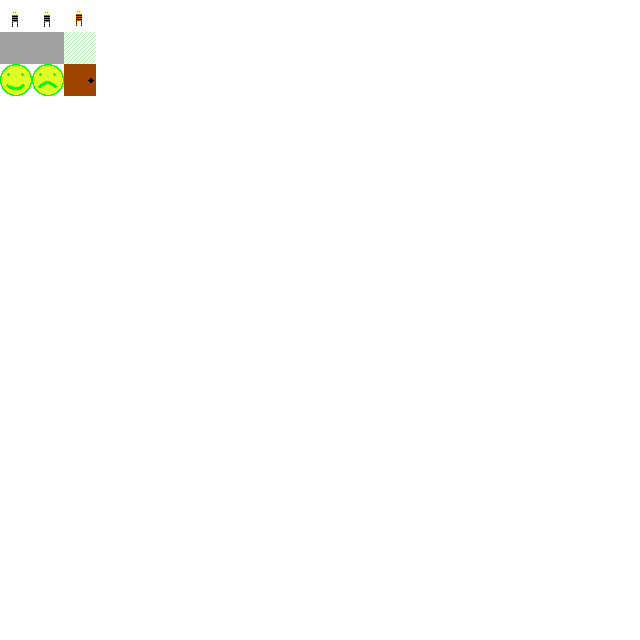
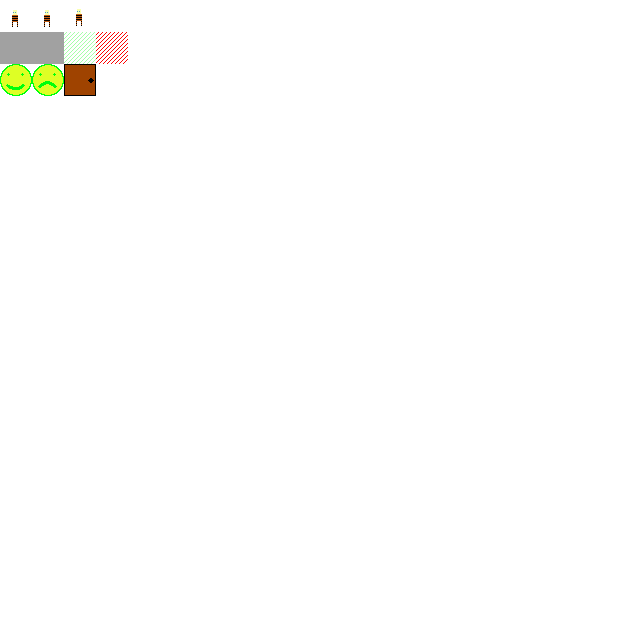
Layer changes from the first 640x640 image to the second:
added layer "death_portal.xcf - Background copy#1" above "door.xcf - Background copy#2" over [96,32,128,64]
renamed "door.xcf - Background copy#1" to "door.xcf - Background copy#2", painted on it over [64,64,96,96]
